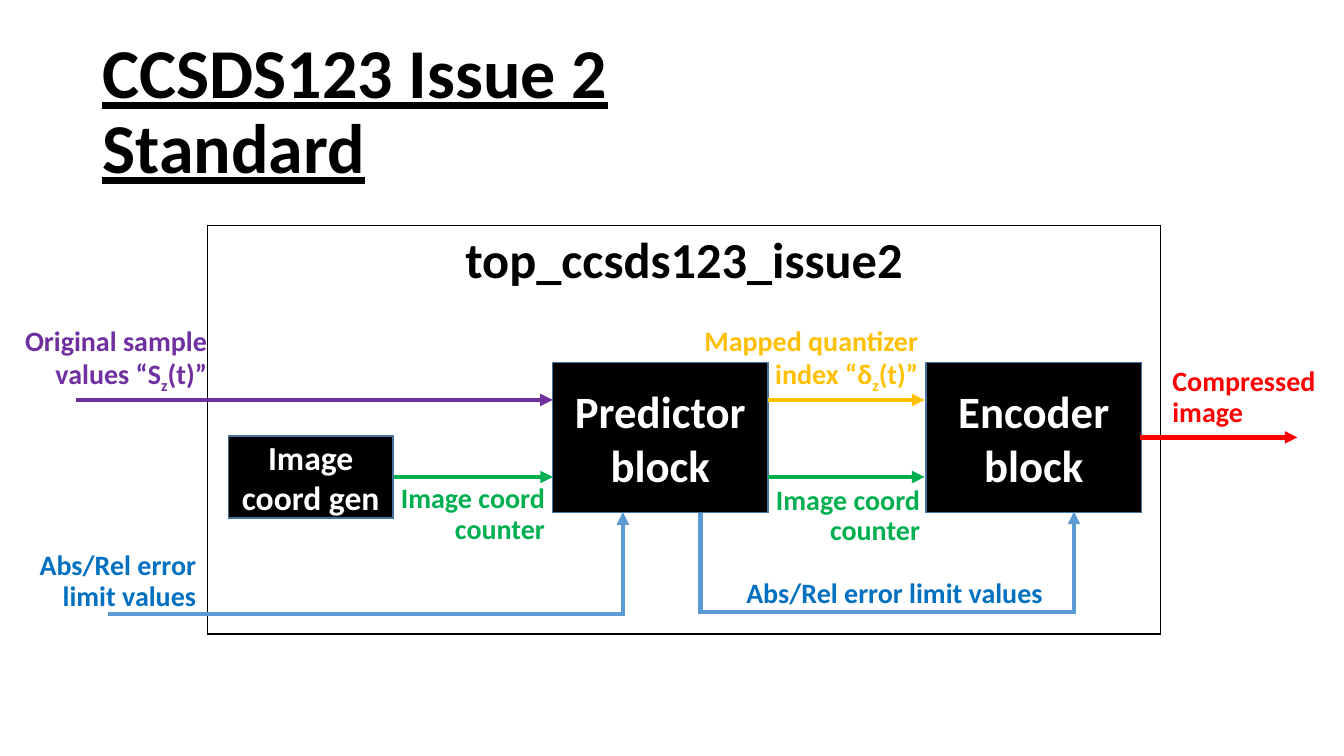
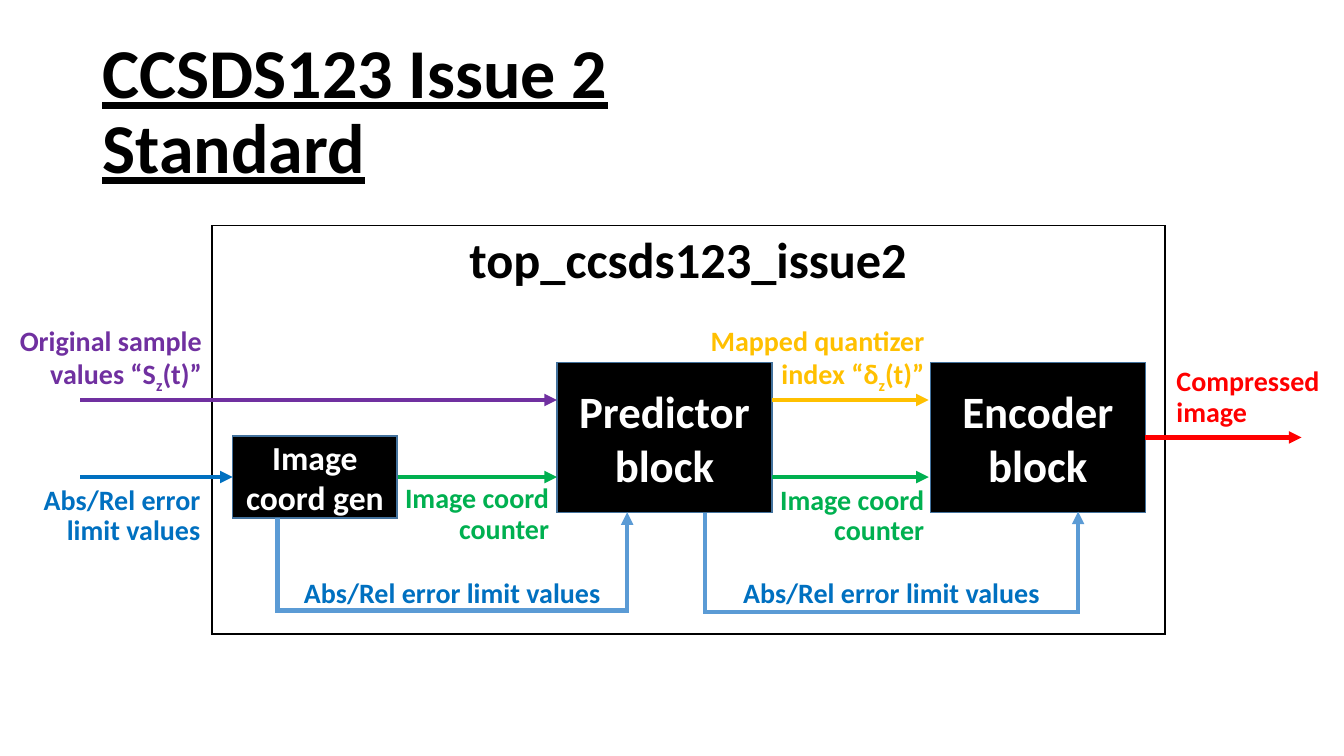
Before and after one commit to CristianG89/CCSDS123_Issue2, a slide deck: slide 1 of Block diagram.pptx. Drawn at 1344x756 pixels with LibreOffice and Linux fonts; fonts in the diff are those of the drawing. Boxes give left, top, right and bottom in pixels: in the first picture for what was removed or moved away, otherwise in the second. Text is boxed around its words. In the diff, an @@ line names an element or a change of style, - is before the commit and + after.

```diff
--- a/Block diagram.pptx
+++ b/Block diagram.pptx
@@ text "Original sample values “Sz(t)”": place and size @@
-text "Original sample values “Sz(t)”" at [25, 331, 207, 388]
+text "Original sample values “Sz(t)”" at [20, 331, 202, 388]
@@ text "Compressed image": place and size @@
-text "Compressed image" at [1172, 371, 1315, 427]
+text "Compressed image" at [1176, 371, 1319, 427]
@@ 5 arrows, 4 rectangles, 3 texts, 1 elbow arrow: place and size @@
-5 arrows, 4 rectangles, 3 texts, 1 elbow arrow at [76, 226, 1298, 634]
+5 arrows, 4 rectangles, 3 texts, 1 elbow arrow at [80, 226, 1302, 634]
@@ arrow added from (80, 477) to (233, 477), #0070C0 3 pt @@
@@ text "Abs/Rel error limit values" rewrapped from [40, 555, 196, 613] to [44, 490, 201, 541] @@
@@ elbow arrow moved from (108, 614) - (623, 512) to (277, 518) - (627, 512) @@
@@ text added at [304, 583, 600, 610], 20 pt, text #0070C0, bold @@
+Abs/Rel error limit values
@@ text "Abs/Rel error limit values" at [743, 583, 1040, 605]: alignment right to centre @@
```
Also in this commit, not shown: 8 other files.
